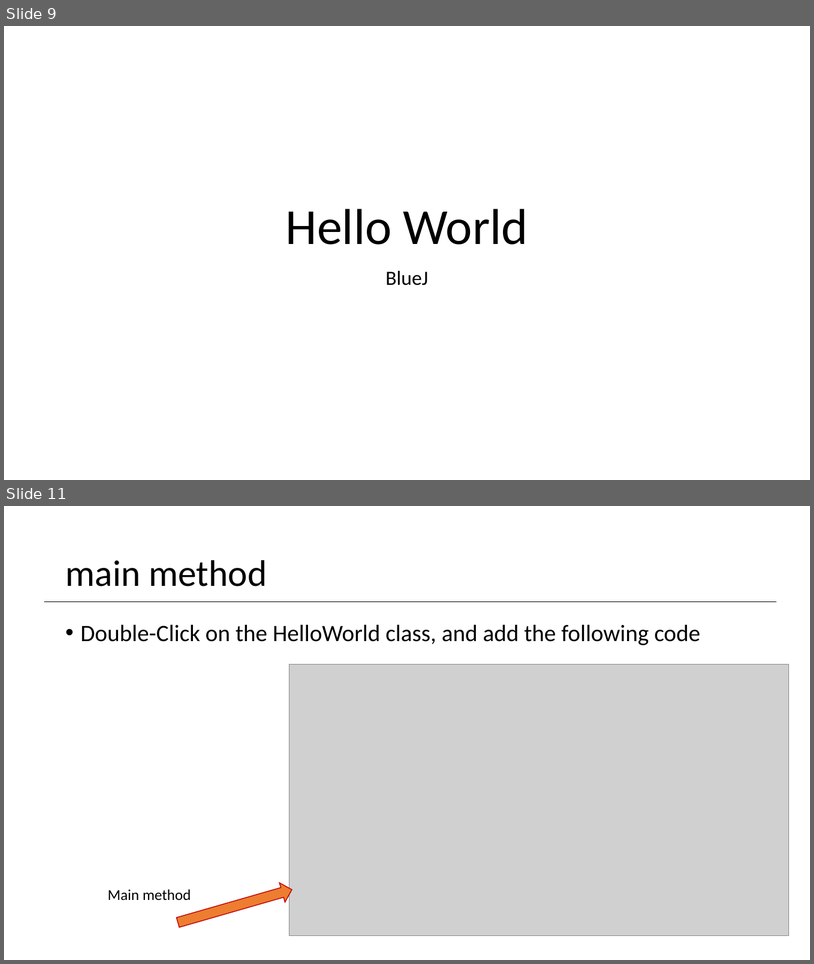
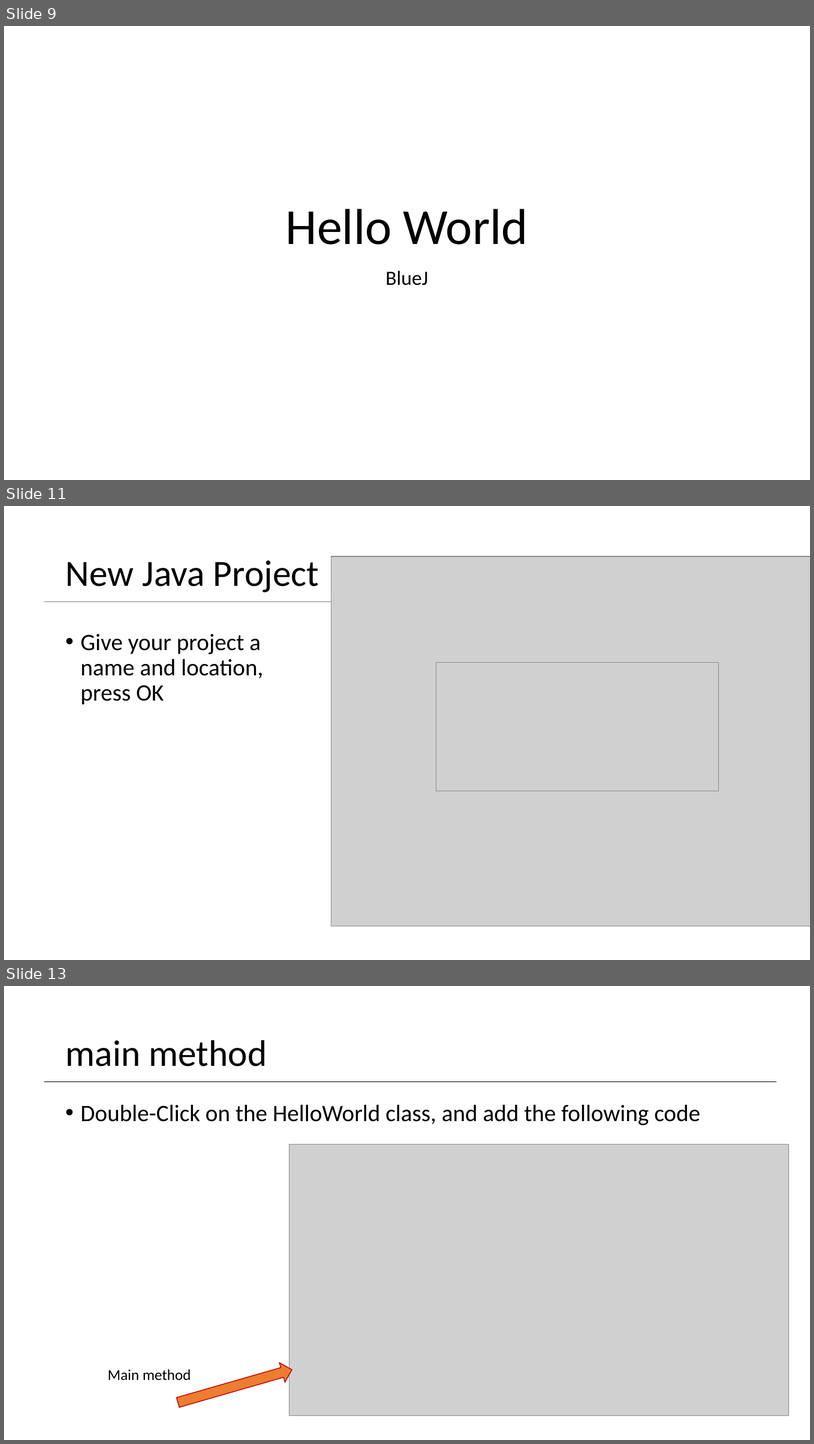
Before and after one commit to Programming-Fundamentals-SETU/prog-fund-1-sept-25, a slide deck: topic01-objects-and-classes/unit-1/talk-1-bluej/getting-started-bluej.pptx. Shown one above the other, each under a label of ours: slides 9 and 11 before the commit, slides 9, 11 and 13 after it; the slides between them are not shown. The pictures are 814x964 and 814x1444 pixels, drawn with LibreOffice and Linux fonts; fonts in the diff are those of the drawing; grey boxes stand for pictures. Boxes give left, top, right and bottom in pixels: in the first picture for what was removed or moved away, otherwise in the second. Text is boxed around its words. In the diff, an @@ line names an element or a change of style, - is before the commit and + after.

```diff
--- a/topic01-objects-and-classes/unit-1/talk-1-bluej/getting-started-bluej.pptx
+++ b/topic01-objects-and-classes/unit-1/talk-1-bluej/getting-started-bluej.pptx
@@ slide 11 added at [4,506,810,960], background #FFFFFF @@
@@ picture added at [332,556,810,926] @@
@@ title added at [65,560,320,592], 44 pt, text #000000 @@
+New Java Project
@@ line added from (45, 601) to (777, 601), #808080 1 pt @@
@@ text added at [81,634,263,705], 28 pt, text #000000 @@
+• Give your project a name and location, press OK
@@ picture added at [437,662,720,791] @@
@@ what was slide 11 is now slide 13 @@
```
Also in this commit, not shown: 1 slide changed, 1 other slide added, 5 other files.
